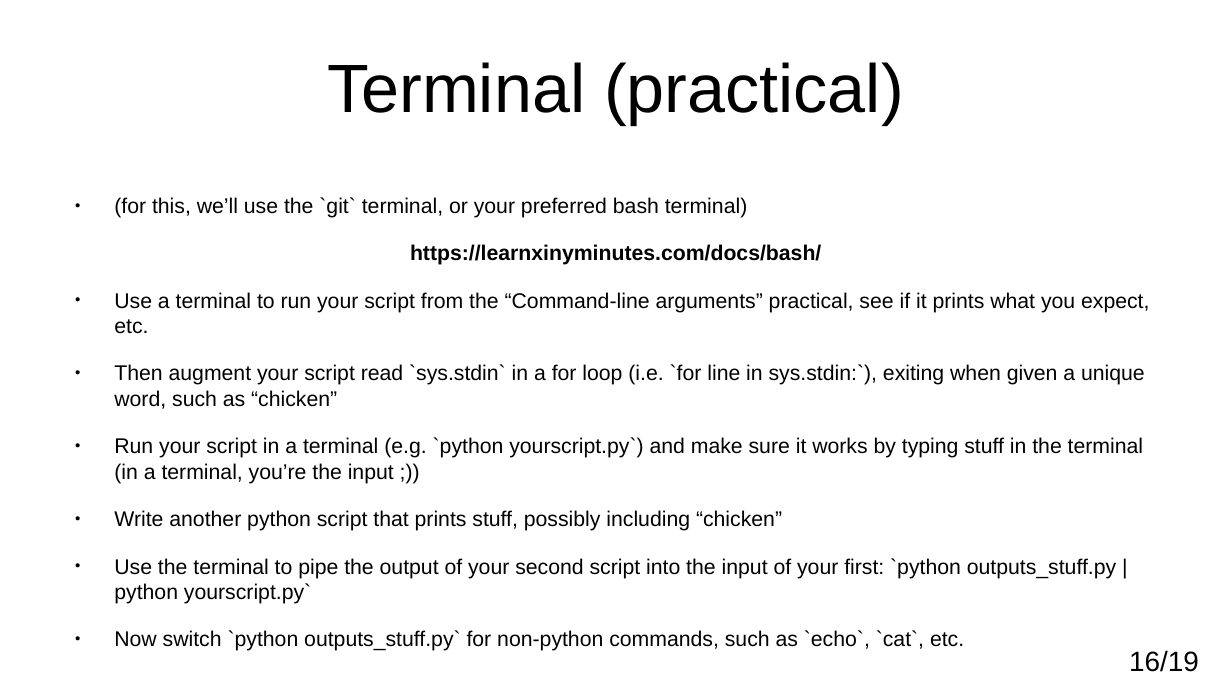
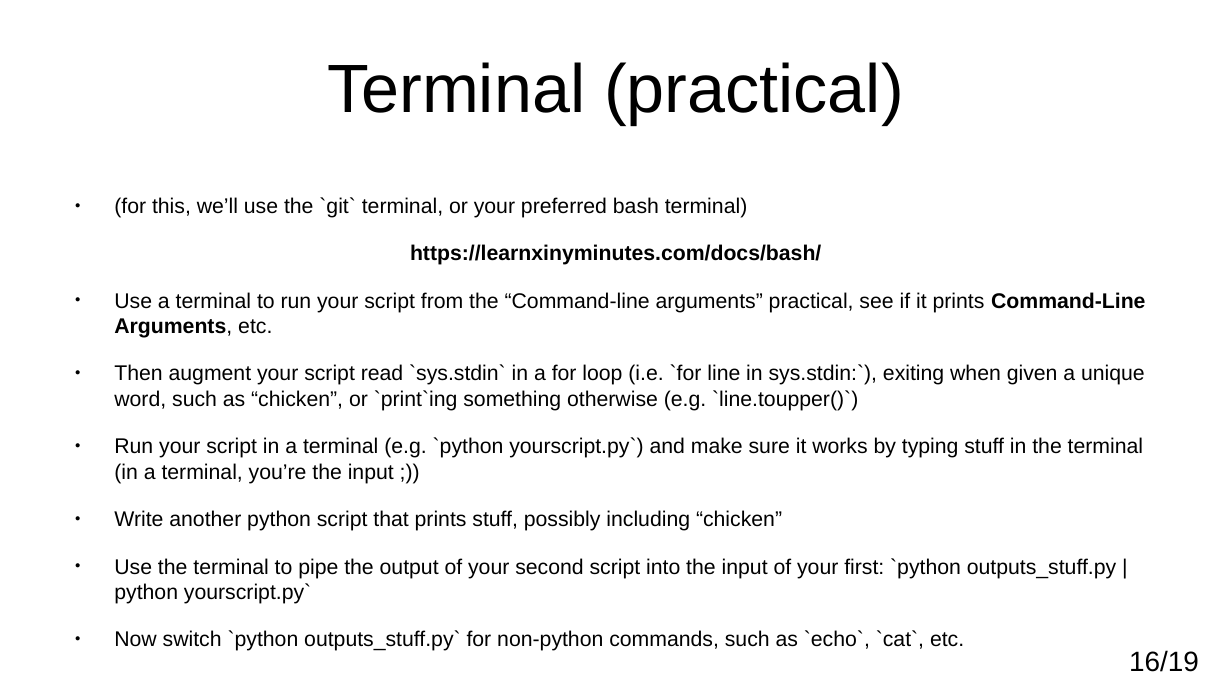
Before and after one commit to adamkewley/rse-meetups, a slide deck: slide 16 of 5_Subprocesses/PresentationSlides.odp. Drawn at 1232x693 pixels with LibreOffice and Linux fonts; fonts in the diff are those of the drawing. Boxes give left, top, right and bottom in pixels: in the first picture for what was removed or moved away, otherwise in the second. Text is boxed around its words. In the diff, an @@ line names an element or a change of style, - is before the commit and + after.

```diff
--- a/5_Subprocesses/PresentationSlides.odp
+++ b/5_Subprocesses/PresentationSlides.odp
@@ text at box(114, 292, 1145, 411): text changed @@
-● Use a terminal to run your script from the “Command-line arguments” practical, see if it prints what you expect, etc.
-● Then augment your script read `sys.stdin` in a for loop (i.e. `for line in sys.stdin:`), exiting when given a unique word, such as “chicken”
+● Use a terminal to run your script from the “Command-line arguments” practical, see if it prints Command-Line Arguments, etc.
+● Then augment your script read `sys.stdin` in a for loop (i.e. `for line in sys.stdin:`), exiting when given a unique word, such as “chicken”, or `print`ing something otherwise (e.g. `line.toupper()`)
```
Also in this commit, not shown: 1 other slide changed.
